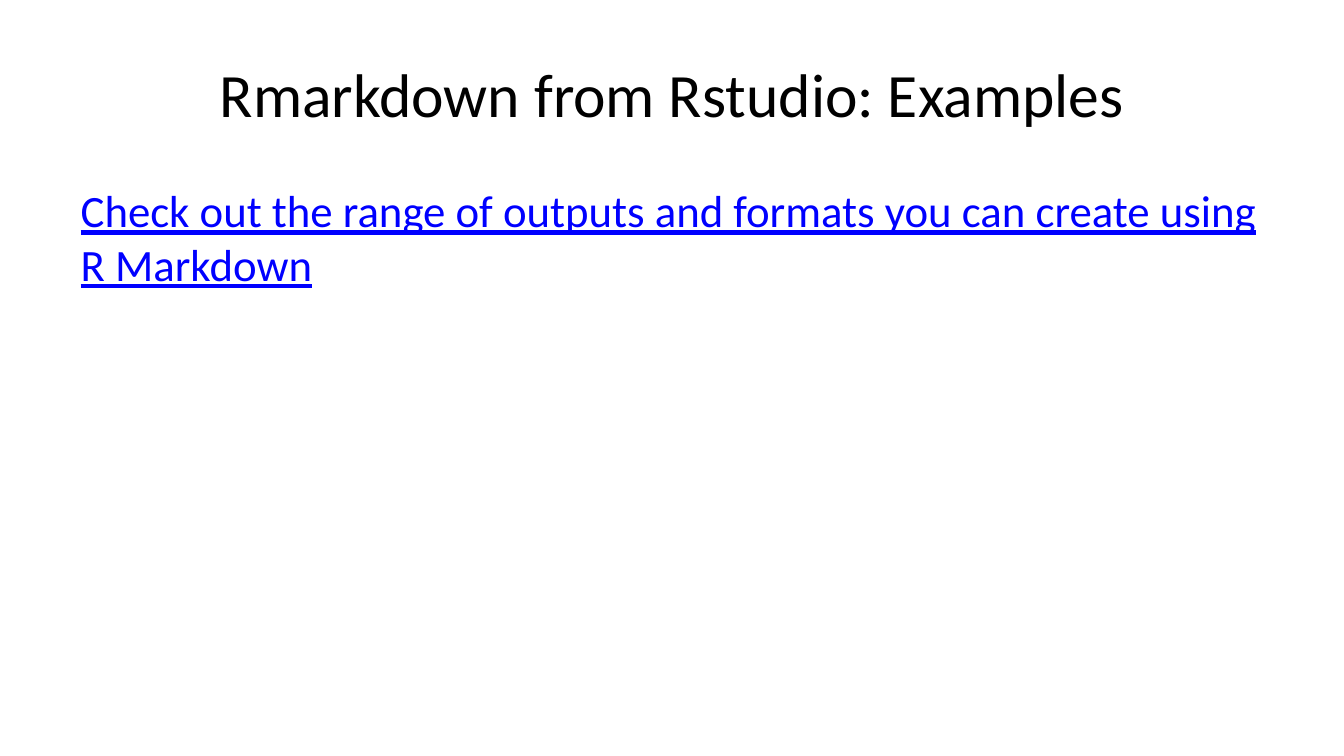
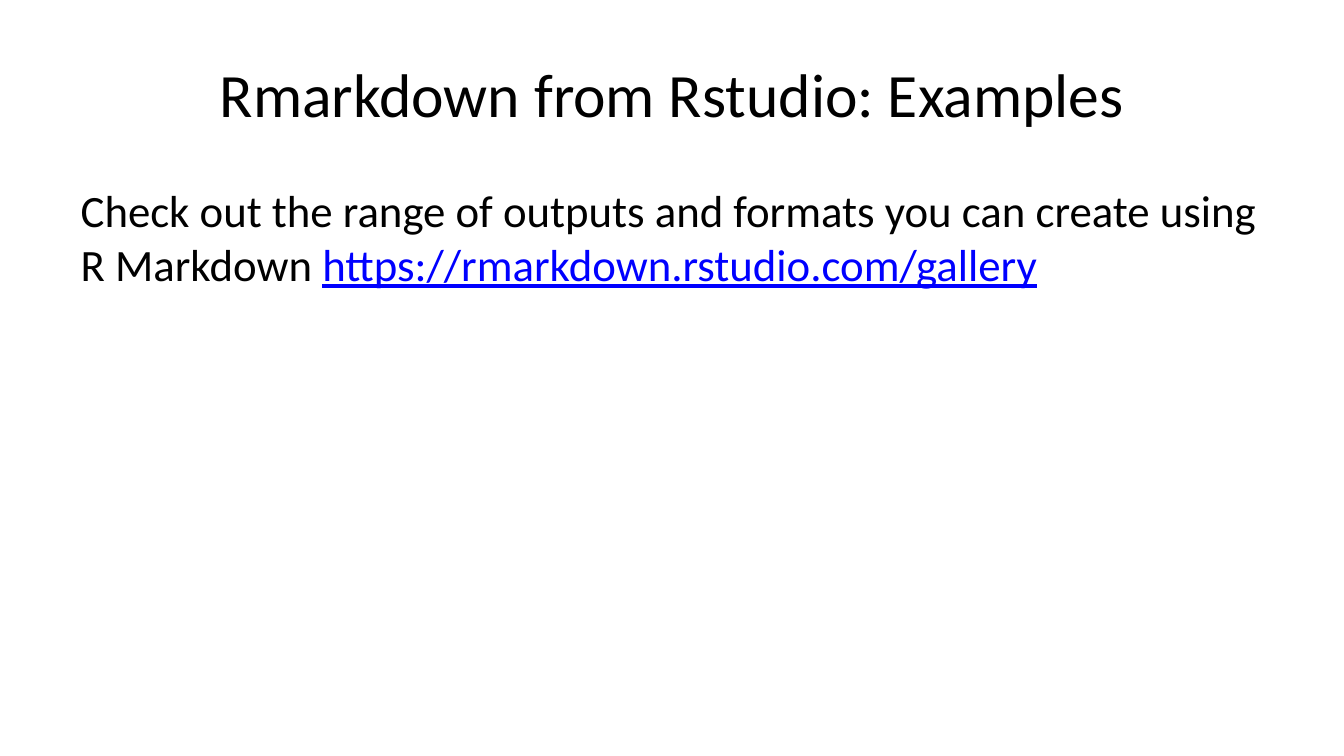
Before and after one commit to clobos/UFSCar_Sorocaba_15_03_23, a slide deck: slide 20 of slides_UFSCar.pptx (slide 21 before the commit). Drawn at 1344x756 pixels with LibreOffice and Linux fonts; fonts in the diff are those of the drawing. Boxes give left, top, right and bottom in pixels: in the first picture for what was removed or moved away, otherwise in the second. Text is boxed around its words. In the diff, an @@ line names an element or a change of style, - is before the commit and + after.

```diff
--- a/slides_UFSCar.pptx
+++ b/slides_UFSCar.pptx
@@ text at (x1=81, y1=196, x2=1256, y2=289): text changed; text colour #0000FF to #000000 @@
-Check out the range of outputs and formats you can create using R Markdown
+Check out the range of outputs and formats you can create using R Markdown https://rmarkdown.rstudio.com/gallery
```
Also in this commit, not shown: 8 other slides changed, 1 slide removed, 6 other files.
